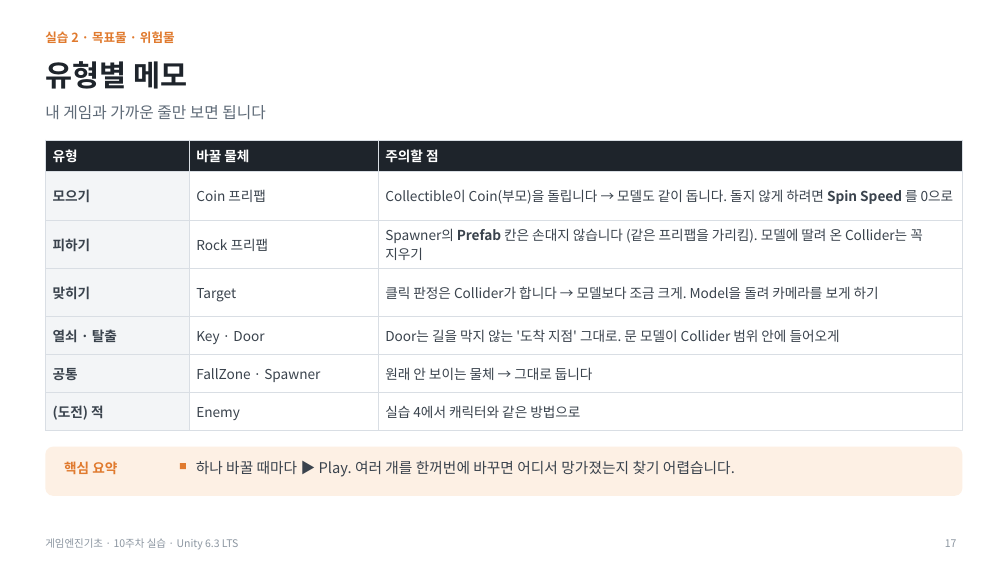
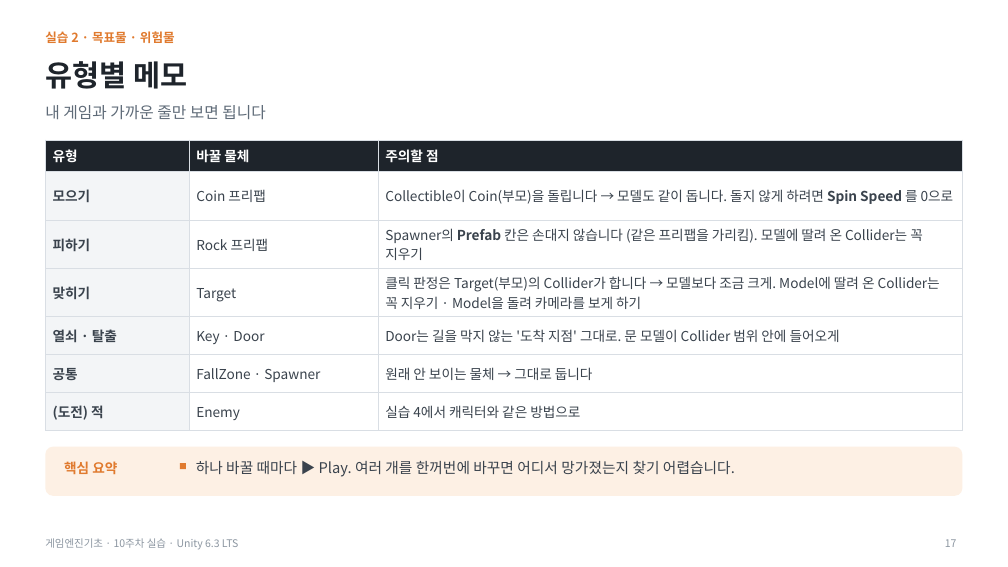
Before and after one commit to iplay-garden/game-engine-basics, a slide deck: slide 17 of 10주차/한국어/게임엔진기초_10주차_오프라인_실습슬라이드.pptx. Drawn at 1008x567 pixels with LibreOffice and Linux fonts; fonts in the diff are those of the drawing. Boxes give left, top, right and bottom in pixels: in the first picture for what was removed or moved away, otherwise in the second. Text is boxed around its words. In the diff, an @@ line names an element or a change of style, - is before the commit and + after.

```diff
--- a/10주차/한국어/게임엔진기초_10주차_오프라인_실습슬라이드.pptx
+++ b/10주차/한국어/게임엔진기초_10주차_오프라인_실습슬라이드.pptx
@@ table at [45,140,963,424] @@
-row 4, column 3: 클릭 판정은 Collider가 합니다 → 모델보다 조금 크게. Model을 돌려 카메라를 보게 하기
+row 4, column 3: 클릭 판정은 Target(부모)의 Collider가 합니다 → 모델보다 조금 크게. Model에 딸려 온 Collider는 꼭 지우기 · Model을 돌려 카메라를 보게 하기
```
Also in this commit, not shown: 9 other slides changed, 13 other files.
